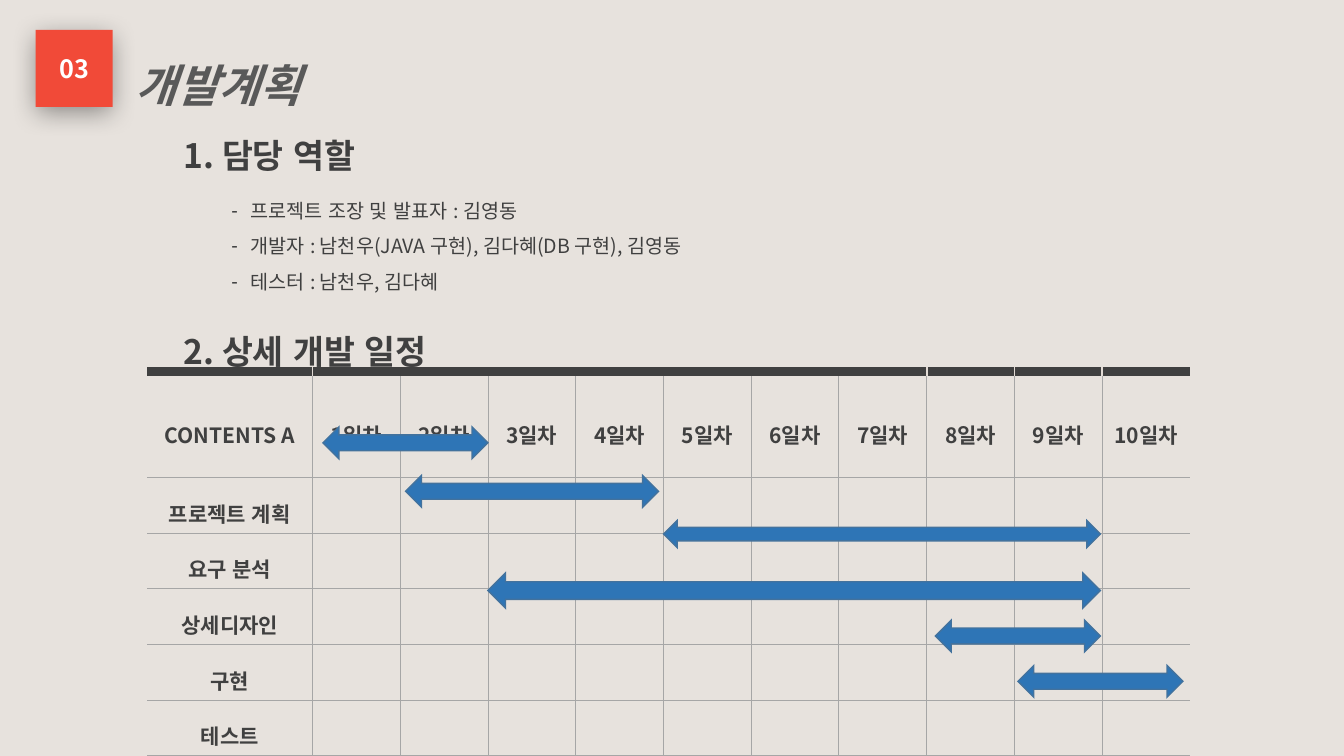
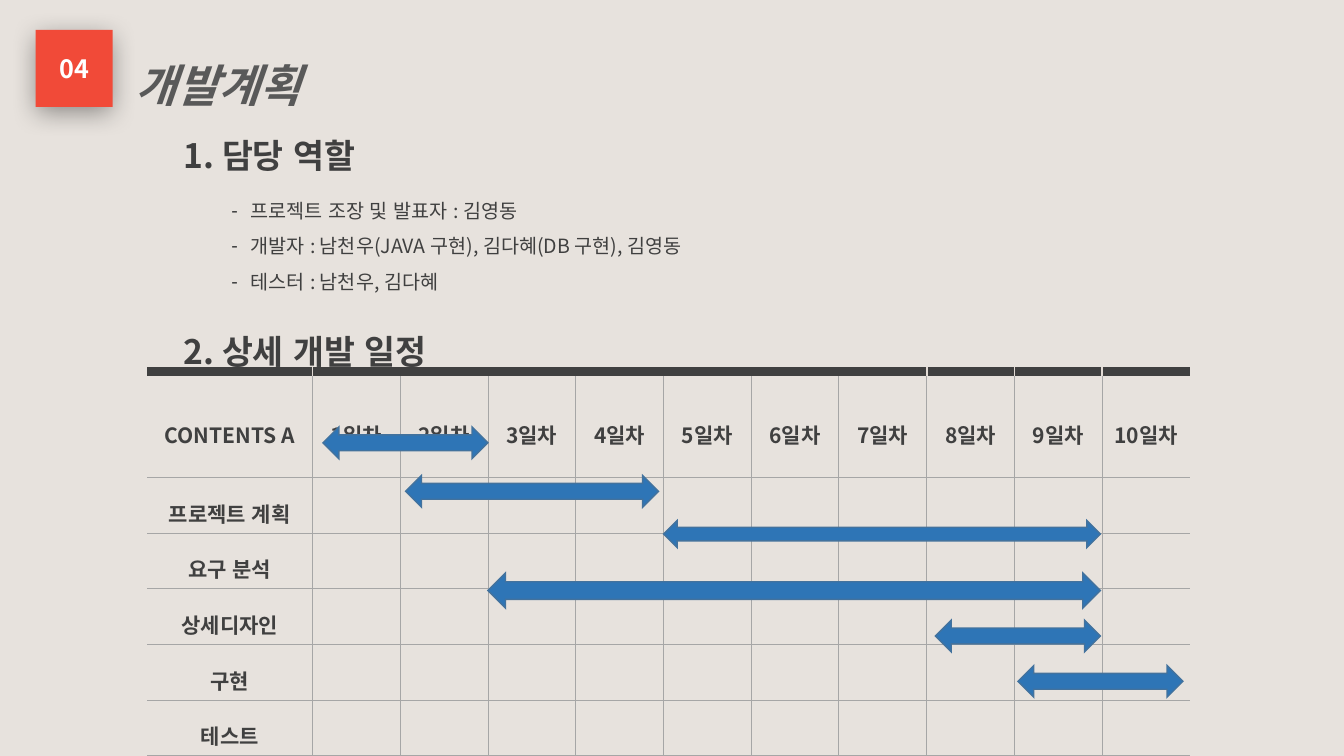
Before and after one commit to phoresis92/restaurant, a slide deck: slide 8 of 프로젝트 계획서.pptx (slide 5 before the commit). Drawn at 1344x756 pixels with LibreOffice and Linux fonts; fonts in the diff are those of the drawing. Boxes give left, top, right and bottom in pixels: in the first picture for what was removed or moved away, otherwise in the second. Text is boxed around its words. In the diff, an @@ line names an element or a change of style, - is before the commit and + after.

```diff
--- a/프로젝트 계획서.pptx
+++ b/프로젝트 계획서.pptx
@@ text in rectangle at bbox=[59, 59, 89, 79]: text changed @@
-03
+04
```
Also in this commit, not shown: 5 other slides changed, 3 slides added, 3 slides removed, 22 other files.
